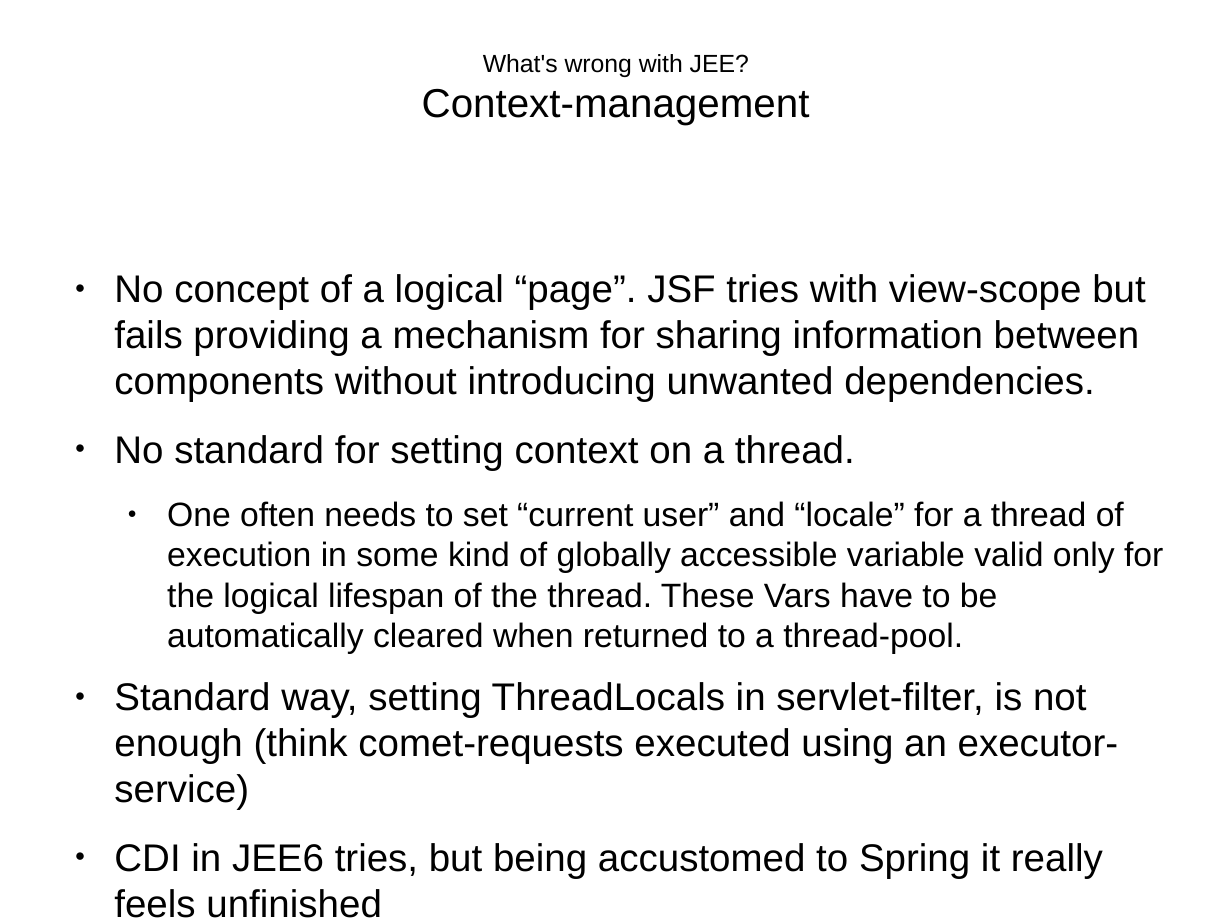
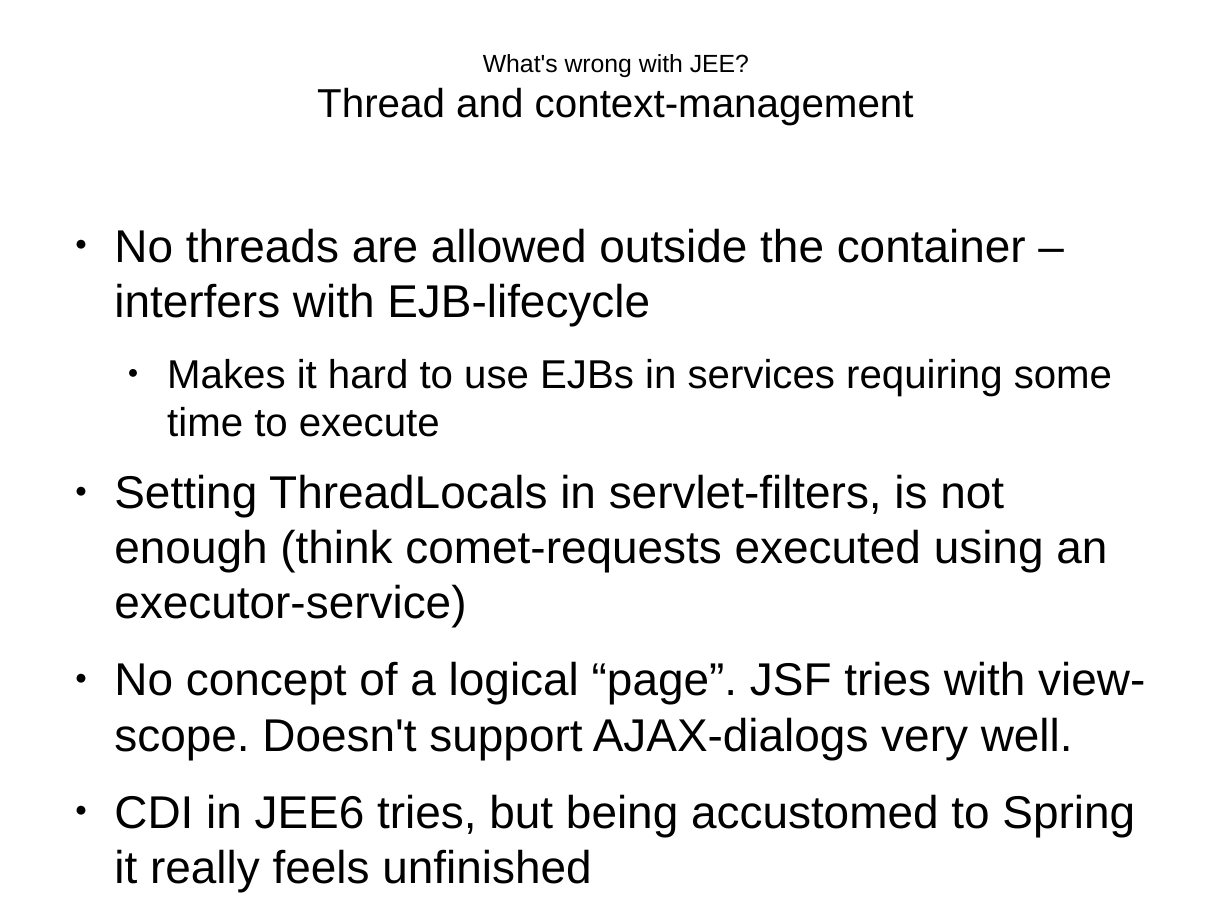
Before and after one commit to andreak/slol-2011, a slide deck: slide 7 of Scala-LiftOff-2011-lift-from-jee-perspective.odp (slide 8 before the commit). Drawn at 1232x924 pixels with LibreOffice and Linux fonts; fonts in the diff are those of the drawing. Boxes give left, top, right and bottom in pixels: in the first picture for what was removed or moved away, otherwise in the second. Text is boxed around its words. In the diff, an @@ line names an element or a change of style, - is before the commit and + after.

```diff
--- a/Scala-LiftOff-2011-lift-from-jee-perspective.odp
+++ b/Scala-LiftOff-2011-lift-from-jee-perspective.odp
@@ title at box(317, 54, 914, 125): text changed; size 16 to 26 pt @@
-What's wrong with JEE?
-Context-management
+What's wrong with JEE?
+Thread and context-management
@@ text "No threads are allowed outside ...": place and size @@
-text "No threads are allowed outside ..." at box(114, 274, 1163, 918)
+text "No threads are allowed outside ..." at box(114, 228, 1145, 837)
@@ text at box(114, 228, 1145, 759): text changed; size 24.8 to 29.6 pt @@
-● No concept of a logical “page”. JSF tries with view-scope but fails providing a mechanism for sharing information between components without introducing unwanted dependencies.
-● No standard for setting context on a thread.
-  ● One often needs to set “current user” and “locale” for a thread of execution in some kind of globally accessible variable valid only for the logical lifespan of the thread. These Vars have to be automatically cleared when returned to a thread-pool.
-● Standard way, setting ThreadLocals in servlet-filter, is not enough (think comet-requests executed using an executor-service)
+● No threads are allowed outside the container – interfers with EJB-lifecycle
+  ● Makes it hard to use EJBs in services requiring some time to execute
+● Setting ThreadLocals in servlet-filters, is not enough (think comet-requests executed using an executor-service)
+● No concept of a logical “page”. JSF tries with view-scope. Doesn't support AJAX-dialogs very well.
@@ text at box(114, 794, 1135, 837): size 24.8 to 29.6 pt in "CDI in JEE6 tries, but being accustomed ..." @@
```
Also in this commit, not shown: 24 other slides changed, 6 slides added, 4 slides removed.
